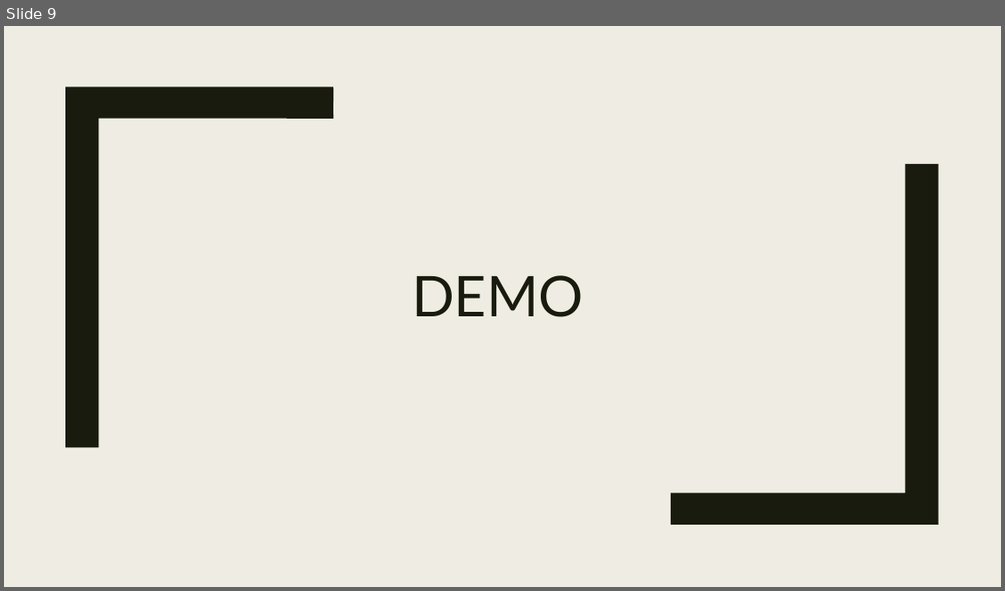
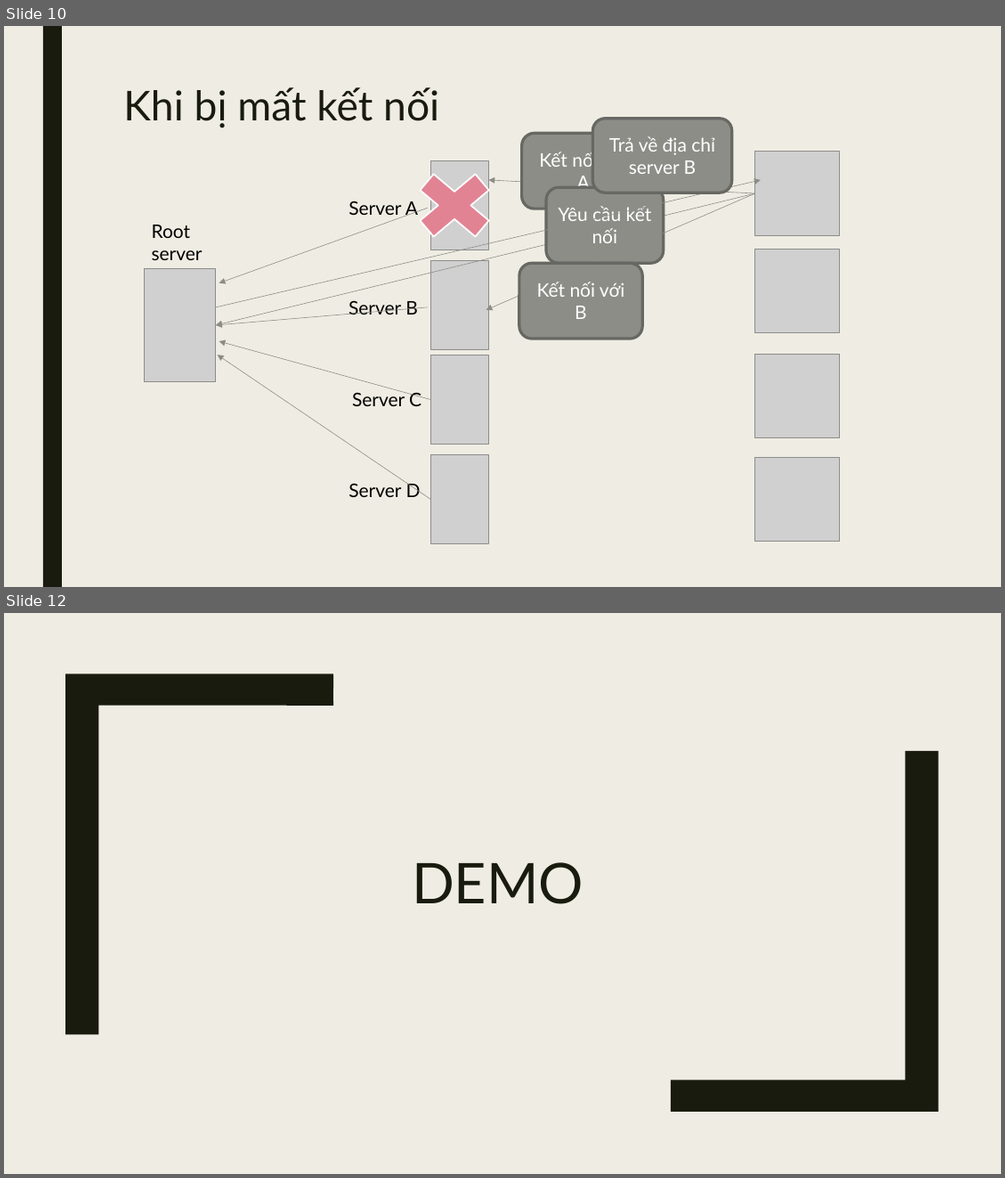
Before and after one commit to znqt/LTM_Proj, a slide deck: Load balancing.pptx. Shown one above the other, each under a label of ours: slide 9 before the commit, slides 10 and 12 after it; the slides between them are not shown. The pictures are 1005x591 and 1005x1178 pixels, drawn with LibreOffice and Linux fonts; fonts in the diff are those of the drawing; grey boxes stand for pictures. Boxes give left, top, right and bottom in pixels: in the first picture for what was removed or moved away, otherwise in the second. Text is boxed around its words. In the diff, an @@ line names an element or a change of style, - is before the commit and + after.

```diff
--- a/Load balancing.pptx
+++ b/Load balancing.pptx
@@ slide 10 added at [4,26,1001,587], background #EFEDE3 @@
@@ rectangle added at [43,26,62,587], fill #191B0E @@
@@ title added at [123,87,439,128], 39.6 pt, text #191B0E @@
+Khi bị mất kết nối
@@ rounded rectangle added at [592,119,732,192], fill #8C8D86, outline #686863 2.75 pt, 18 pt, text #FFFFFF @@
+Trả về địa chỉ server B
@@ rounded rectangle added at [521,133,645,208], fill #8C8D86, outline #686863 2.75 pt, 18 pt, text #FFFFFF @@
+Kết nối với A
@@ picture added at [755,151,839,235] @@
@@ arrow added from (216, 307) to (760, 180), #8C8D86 0.5 pt @@
@@ cross added at [401,160,507,250], fill #E28394, outline #FFFFFF 1.5 pt @@
@@ picture added at [431,160,488,250] @@
@@ arrow added from (755, 193) to (488, 180), #8C8D86 0.5 pt @@
@@ arrow added from (755, 193) to (216, 325), #8C8D86 0.5 pt @@
@@ arrow added from (428, 208) to (219, 283), #8C8D86 0.5 pt @@
@@ text added at [348,200,418,219], 18 pt, text #000000 @@
+Server A
@@ arrow added from (755, 193) to (486, 310), #8C8D86 0.5 pt @@
@@ rounded rectangle added at [546,187,663,263], fill #8C8D86, outline #686863 2.75 pt, 18 pt, text #FFFFFF @@
+Yêu cầu kết nối
@@ text added at [152,224,202,260], 18 pt, text #000000 @@
+Root server
@@ picture added at [431,260,488,350] @@
@@ rounded rectangle added at [519,263,643,338], fill #8C8D86, outline #686863 2.75 pt, 18 pt, text #FFFFFF @@
+Kết nối với B
@@ picture added at [755,248,839,332] @@
@@ picture added at [144,268,216,382] @@
@@ arrow added from (428, 307) to (216, 325), #8C8D86 0.5 pt @@
@@ text added at [348,300,418,314], 18 pt, text #000000 @@
+Server B
@@ arrow added from (431, 400) to (219, 342), #8C8D86 0.5 pt @@
@@ arrow added from (431, 499) to (217, 355), #8C8D86 0.5 pt @@
@@ picture added at [431,355,488,445] @@
@@ picture added at [755,354,839,437] @@
@@ text added at [352,390,421,406], 18 pt, text #000000 @@
+Server C
@@ picture added at [431,454,488,544] @@
@@ picture added at [755,458,839,541] @@
@@ text added at [348,483,421,497], 18 pt, text #000000 @@
+Server D
@@ what was slide 9 is now slide 12 @@
```
Also in this commit, not shown: 4 slides changed, 6 other slides added, 4 slides removed.
